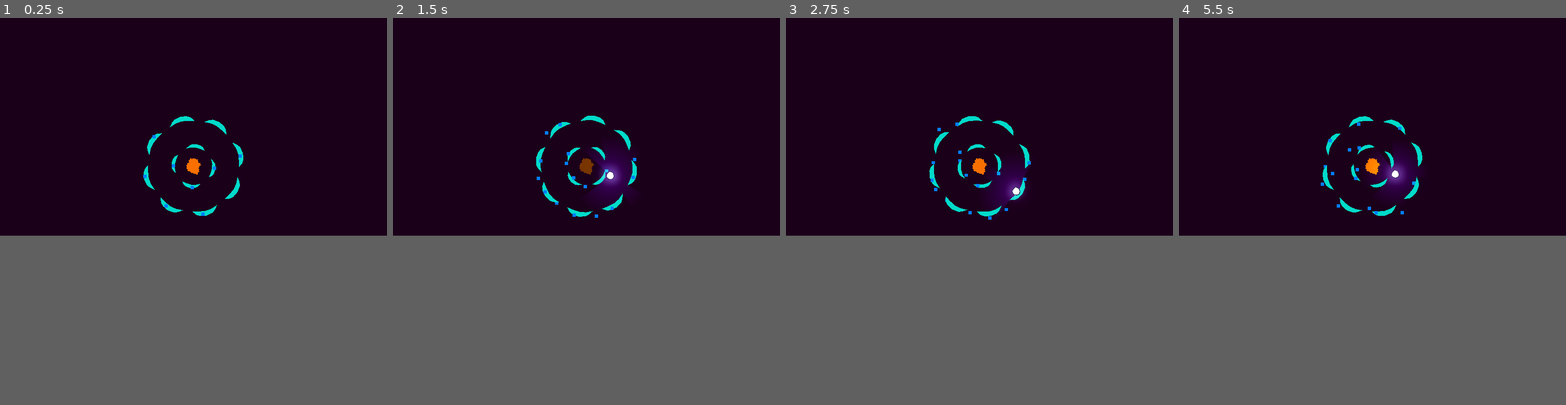
Above: before the commit, frames 1-4 (left to right).
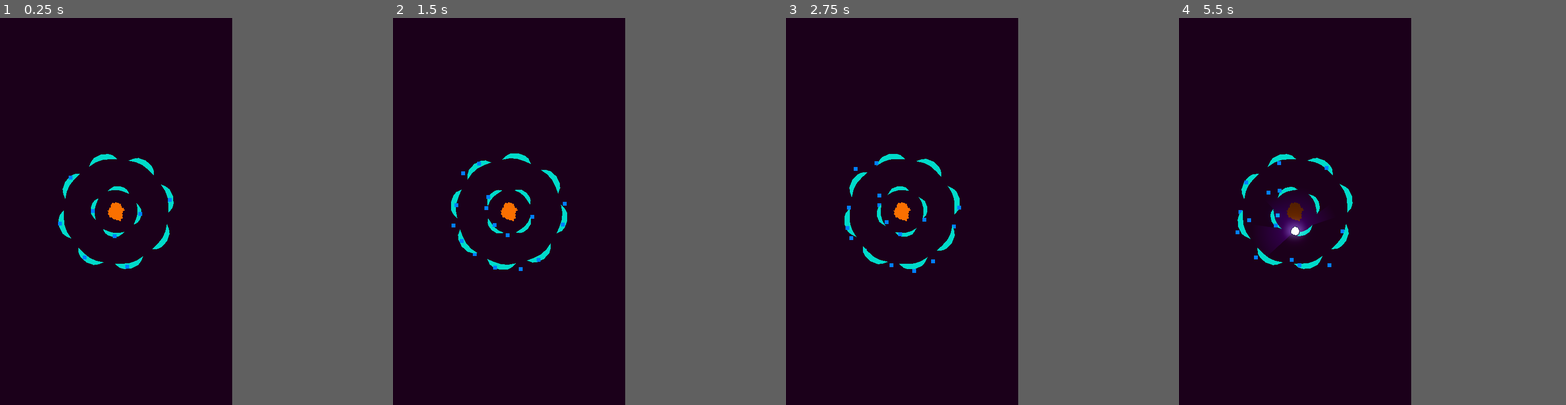
Above: after the commit, the same moments.

Repository: CatsAreCuteAndFast/Tower-Defense-Skilled
Game: Godot game, scene res://scenes/levels/main.tscn
The game is run twice, just before and just after one commit, with the same random seed, the same clock (stepped at 60 frames per second) and the same inputs.
Inputs (mouse positions are in pixels of both pictures, inside the frame that each line leads up to):
- Up to frame 1 (0.25 s): no input
- Up to frame 2 (1.5 s): move the mouse to (586, 165) at 0.52 s; hold D (right) 0.53-1.28 s; click (586, 165) at 0.6 s; move the mouse to (605, 165) at 1.27 s; hold S (down) from 1.28 s (still down); click (605, 165) at 1.35 s
- Up to frame 3 (2.75 s): move the mouse to (1018, 79) at 2.02 s; release S (down) at 2.03 s; hold D (right) from 2.03 s (still down); click (1018, 79) at 2.1 s
- Up to frame 4 (5.5 s): move the mouse to (1353, 168) at 2.77 s; release D (right) at 2.78 s; hold W (up) 2.78-3.53 s; click (1353, 168) at 2.85 s; move the mouse to (1488, 161) at 3.52 s; hold A (left) 3.53-5.03 s; click (1488, 161) at 3.6 s; move the mouse to (1256, 95) at 4.27 s; click (1256, 95) at 4.35 s; move the mouse to (1391, 126) at 5.02 s; hold S (down) from 5.03 s (still down); click (1391, 126) at 5.1 s
In our replay, the window is 800x450 before the commit and 480x800 after it. These sizes can differ from the game's own. Grey fills any space a smaller window leaves; there, only what the larger window draws over its background counts as a difference.

The runs differ from the first frame. In frame 1, 1.7% of the frame differs, in the area x 15-63%, y 25-65%; in frame 2, 2.9%; in frame 3, 2.6%; in frame 4, 3.6%, in the area x 14-63%, y 25-65%.

Commit message:
Made scaling better

Diff:
--- a/project.godot
+++ b/project.godot
@@ -21,6 +21,8 @@
 
 [display]
 
+window/size/viewport_width=600
+window/size/viewport_height=1000
 window/stretch/mode="canvas_items"
 window/stretch/aspect="expand"
 
--- a/scenes/levels/main.tscn
+++ b/scenes/levels/main.tscn
@@ -19,20 +19,27 @@
 anchor_top = 0.5
 anchor_right = 0.5
 anchor_bottom = 0.5
-offset_left = -591.0
-offset_top = -1608.0
-offset_right = 581.0
-offset_bottom = 613.0
+offset_left = -815.0
+offset_top = -1286.5
+offset_right = 815.0
+offset_bottom = 1286.5
 grow_horizontal = 2
 grow_vertical = 2
-mouse_filter = 1
+mouse_filter = 2
 color = Color(0.535156, 0.00016995, 0.522366, 1)
 
 [node name="CanvasModulate" type="CanvasModulate" parent="."]
 color = Color(0.219501, 0.219501, 0.219501, 1)
 
 [node name="TowerDecorations" parent="." instance=ExtResource("1_yt3to")]
-position = Vector2(0, 117)
 
 [node name="WorldEnvironment" type="WorldEnvironment" parent="."]
 environment = SubResource("Environment_5jsac")
+
+[node name="Node2D" type="Node2D" parent="."]
+
+[node name="Polygon2D" type="Polygon2D" parent="Node2D"]
+modulate = Color(0, 0.5, 0, 1)
+self_modulate = Color(10, 10, 10, 1)
+position = Vector2(0, -1300)
+polygon = PackedVector2Array(0, -20, 20, 0, 0, 20, -20, 0)
